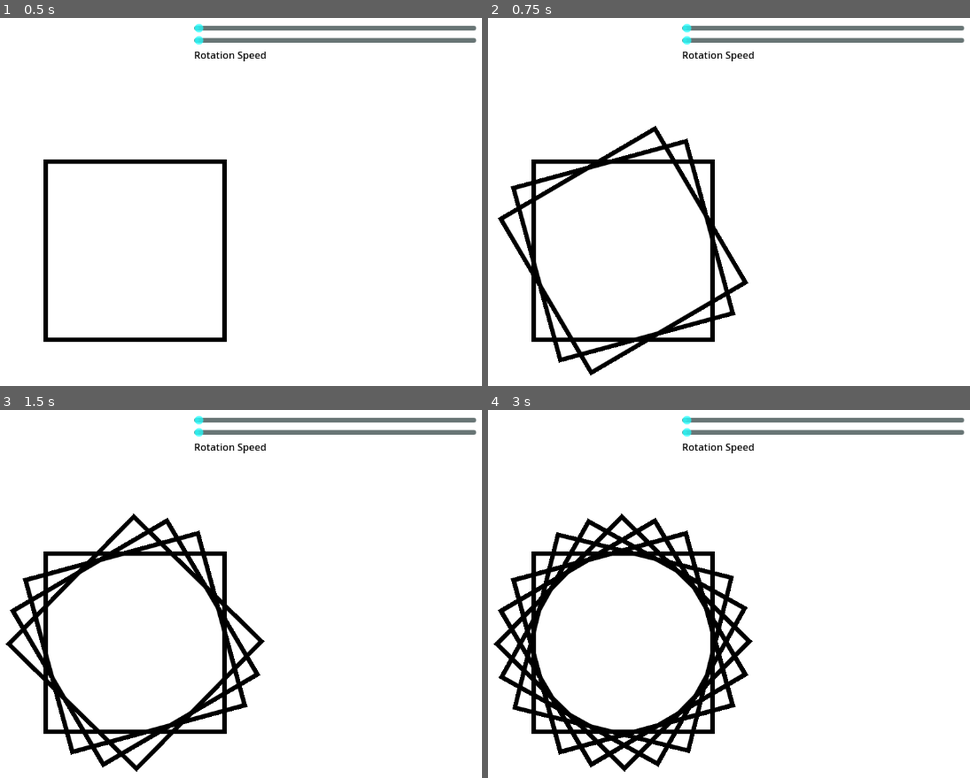
Above: before the commit, frames 1-4 (two rows, left to right).
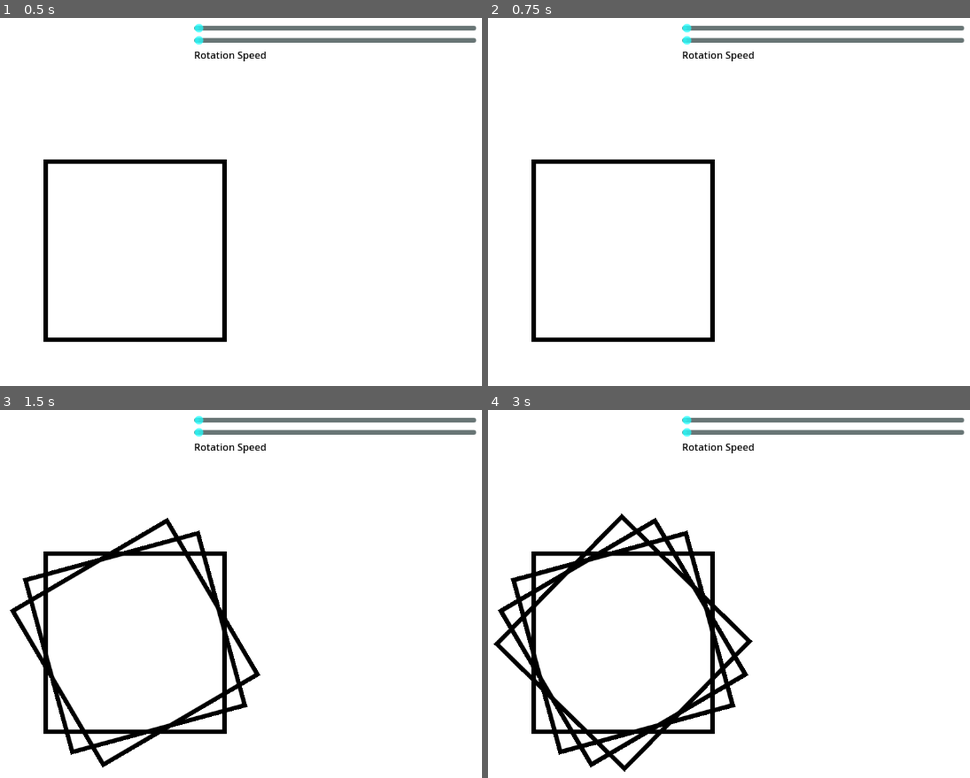
Above: after the commit, the same moments.

Repository: Juju-brz/GDVJ
Game: Godot game, scene res://persianPattern.tscn
Two runs of this game, one before a commit and one after it. Both use one fixed random seed, a clock stepped at 60 frames per second and the inputs below.
Inputs:
- Up to frame 1 (0.5 s): no input
- Up to frame 2 (0.75 s): tap Enter at 0.5 s
- Up to frame 3 (1.5 s): no input
- Up to frame 4 (3 s): tap Space at 2 s; tap Enter at 2.75 s

Frame 1 is identical in both runs. In frame 2, 3.5% of the frame differs, in the area x 2-55%, y 29-98%; in frame 3, 1.9%; in frame 4, 3.1%.

Commit message:
few updates

Diff:
--- a/square.gd
+++ b/square.gd
@@ -40,12 +40,13 @@
 
 
 func _process(delta: float) -> void:
-	nb_duplicates += delta *1.4               # float qui s'incrémente
+	nb_duplicates += delta *1.0           # float qui s'incrémente
 	NB_DUPLICATES = int(nb_duplicates)    # conversion propre2.0
-	print(NB_DUPLICATES)
-	if NB_DUPLICATES > old_nb:
-		print("La valeur augmente :", NB_DUPLICATES)
-		transform()
+	print(NB_DUPLICATES, " NB_DUPLICATES")
+	if NB_DUPLICATES < 6:
+		if NB_DUPLICATES > old_nb:
+			print("La valeur augmente :", NB_DUPLICATES)
+			transform()
 
 	# Met à jour l’ancienne valeur pour la frame suivante
 	old_nb = NB_DUPLICATES
